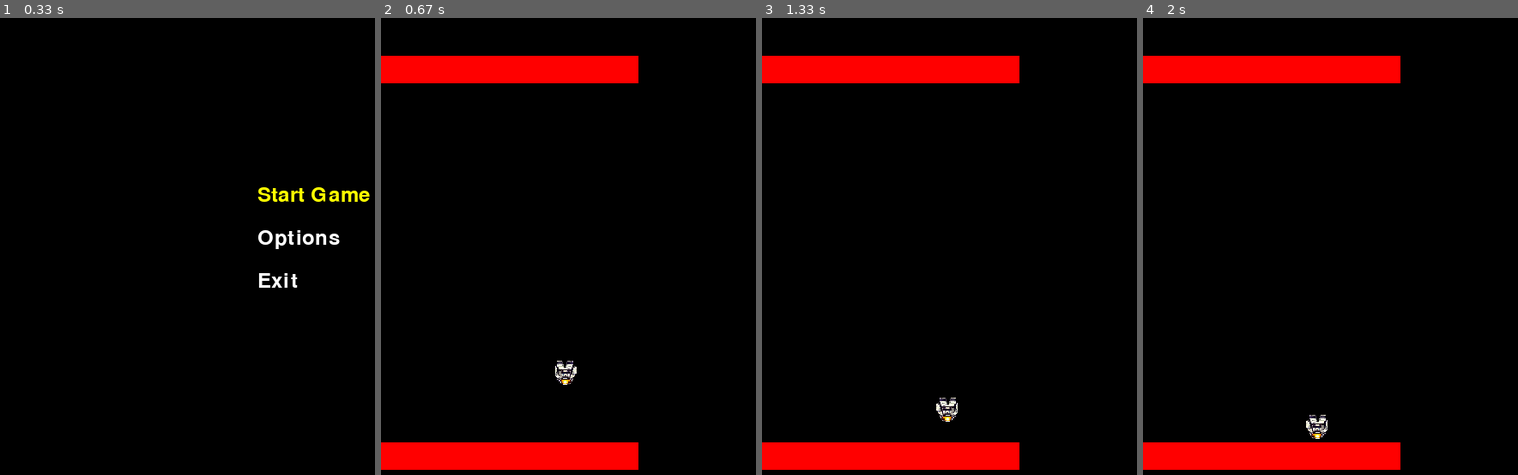
Above: before the commit, frames 1-4 (left to right).
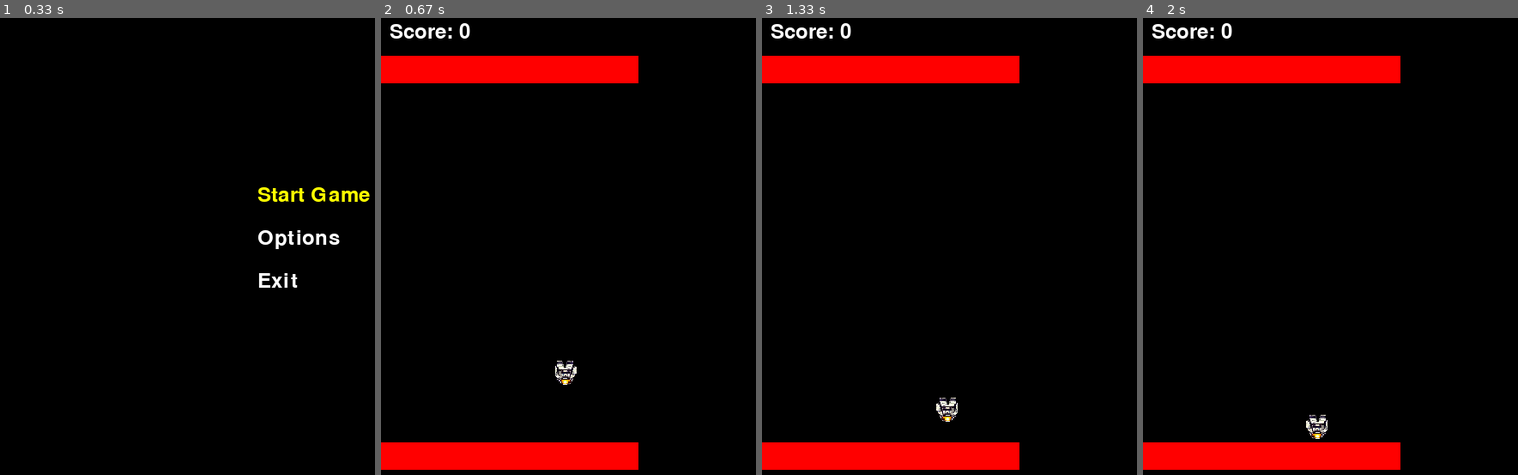
Above: after the commit, the same moments.

Repository: ViniciusKoiti/AgeOfRunner
Game: pygame game, started from main.py
Two runs of this game, one before a commit and one after it. Both use one fixed random seed, a clock stepped at 60 frames per second and the inputs below.
Inputs:
- Up to frame 1 (0.33 s): no input
- Up to frame 2 (0.67 s): tap Backspace at 0.33 s
- Up to frame 3 (1.33 s): hold Left from 1.17 s (still down)
- Up to frame 4 (2 s): release Left at 1.63 s; hold Right from 1.67 s (still down)

Frame 1 is identical in both runs. In frame 2, 0.3% of the frame differs, in the area x 2-24%, y 1-5%; in frame 3, 0.3%; in frame 4, 0.3%.

Commit message:
Adicionando pontuação

Diff:
--- a/domain/entity/camera.py
+++ b/domain/entity/camera.py
@@ -6,6 +6,7 @@
         self.viewport_height = viewport_height
         self.world_x = 0
         self.world_y = 0
+        self.death_margin = 100
         self.world_bounds = world_bounds  # (min_x, min_y, max_x, max_y)
 
     def follow(self, target_position: Vector2D):
@@ -29,3 +30,17 @@
                 position.x <= self.world_x + self.viewport_width and
                 position.y + height >= self.world_y and
                 position.y <= self.world_y + self.viewport_height)
+
+    def is_in_death_zone(self, position: Vector2D) -> bool:
+        """
+        Verifica se uma posição está na zona de morte (muito longe da câmera)
+        """
+        min_x = self.world_x - self.death_margin
+        max_x = self.world_x + self.viewport_width + self.death_margin
+        min_y = self.world_y - self.death_margin
+        max_y = self.world_y + self.viewport_height + self.death_margin
+
+        return (position.x < min_x or
+                position.x > max_x or
+                position.y < min_y or
+                position.y > max_y)
--- a/domain/game.py
+++ b/domain/game.py
@@ -1,5 +1,3 @@
-# Primeiro, vamos modificar o game.py para incluir a lógica de game over
-
 from typing import List
 from domain.entity.camera import Camera
 from domain.entity.ground_segment import GroundSegment
@@ -33,20 +31,17 @@
         self.game_objects: List[GameObject] = []
         self.camera = Camera(800, 600, WORLD_BOUNDS)
         self.menu = self.create_menu()
-
-    def create_menu(self) -> Menu:
-        menu = Menu(self.renderer)
-        menu.add_item("Start Game", self.start_game)
-        menu.add_item("Options", self.show_options)
-        menu.add_item("Exit", self.exit_game)
-        return menu
+        self.score = 0
+        self.furthest_right = None
+        self.player = None
 
     def init_game_objects(self):
-        player = Player(
+        self.player = Player(
             physics=self.physics,
             position=Vector2D(200, 400),
             texture_port=self.texture_port
         )
+        self.furthest_right = self.player.position.x  # Inicializa com a posição inicial do player
 
         ground = GroundSegment(
             physics=self.physics,
@@ -60,25 +55,18 @@
             width=300
         )
 
-        self.game_objects.extend([player, ground, ground2])
-
-    def start_game(self):
-        self.state = GameState.PLAYING
-        self.init_game_objects()
-
-    def show_options(self):
-        pass
-
-    def exit_game(self):
-        self.event_handler.quit()
+        self.game_objects.extend([self.player, ground, ground2])
 
     def check_player_in_bounds(self):
-        for obj in self.game_objects:
-            if isinstance(obj, Player):
-                # Verifica se o player está completamente fora da view da câmera
-                if not self.camera.is_in_view(obj.position, obj.size[0], obj.size[1]):
-                    self.state = GameState.GAME_OVER
-                break
+        if self.player and self.camera.is_in_death_zone(self.player.position):
+            self.state = GameState.GAME_OVER
+
+    def create_menu(self) -> Menu:
+        menu = Menu(self.renderer)
+        menu.add_item("Start Game", self.start_game)
+        menu.add_item("Options", self.show_options)
+        menu.add_item("Exit", self.exit_game)
+        return menu
 
     def handle_input(self):
         if self.state == GameState.MENU:
@@ -89,14 +77,15 @@
             elif self.event_handler.is_key_pressed("return"):
                 self.menu.activate_selected()
         elif self.state == GameState.PLAYING:
-            for obj in self.game_objects:
-                if isinstance(obj, Player):
-                    obj.handle_input(self.event_handler)
-                    break
+            if self.player:
+                self.player.handle_input(self.event_handler)
         elif self.state == GameState.GAME_OVER:
             if self.event_handler.is_key_pressed("return"):
                 self.state = GameState.MENU
                 self.game_objects.clear()
+                self.player = None
+                self.score = 0  # Reseta o score ao voltar para o menu
+                self.furthest_right = None  # Reseta a posição mais à direita
 
     def update(self, delta_time):
         for obj in self.game_objects:
@@ -104,11 +93,22 @@
 
         if self.state == GameState.PLAYING:
             self.physics.update(delta_time)
-            for obj in self.game_objects:
-                if isinstance(obj, Player):
-                    self.camera.follow(obj.position)
-                    break
-            self.check_player_in_bounds()
+            if self.player:
+                self.camera.follow(self.player.position)
+                self.update_score()
+                self.check_player_in_bounds()
+
+    def start_game(self):
+        self.state = GameState.PLAYING
+        self.score = 0
+        self.furthest_right = None
+        self.init_game_objects()
+
+    def show_options(self):
+        pass
+
+    def exit_game(self):
+        self.event_handler.quit()
 
     def render(self, delta_time):
         self.renderer.clear()
@@ -120,9 +120,11 @@
                 if self.camera.is_in_view(obj.position, obj.size[0], obj.size[1]):
                     screen_pos = self.camera.world_to_screen(obj.position)
                     obj.render_at_position(self.renderer, screen_pos, delta_time)
+            self.renderer.draw_text(f"Score: {self.score}", 10, 10, (255, 255, 255))
         elif self.state == GameState.GAME_OVER:
             self.renderer.draw_text("Game Over!", 300, 250, (255, 0, 0))
-            self.renderer.draw_text("Press BACKSPACE to return to menu", 200, 300, (255, 255, 255))
+            self.renderer.draw_text(f"Final Score: {self.score}", 280, 300, (255, 255, 255))
+            self.renderer.draw_text("Press BACKSPACE to return to menu", 200, 350, (255, 255, 255))
 
         self.renderer.present()
 
@@ -139,3 +141,18 @@
         if hasattr(self.physics, 'cleanup'):
             self.physics.cleanup()
         self.event_handler.quit()
+
+    def update_score(self):
+        if not self.player:
+            return
+
+        current_x = self.player.position.x
+
+        if self.furthest_right is None:
+            self.furthest_right = current_x
+            return
+
+        if current_x > self.furthest_right:
+            points = int(current_x - self.furthest_right)
+            self.score += points
+            self.furthest_right = current_x
